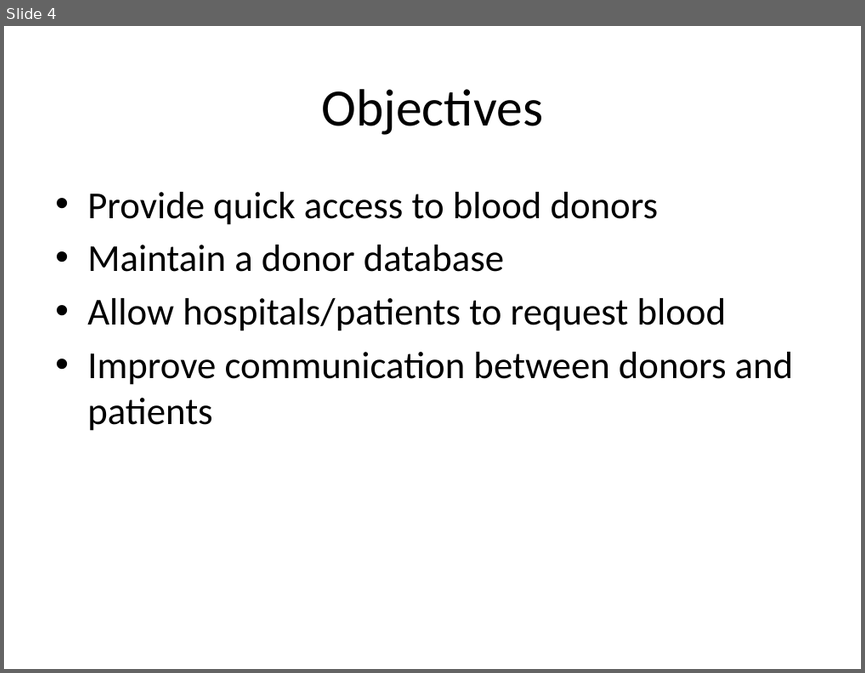
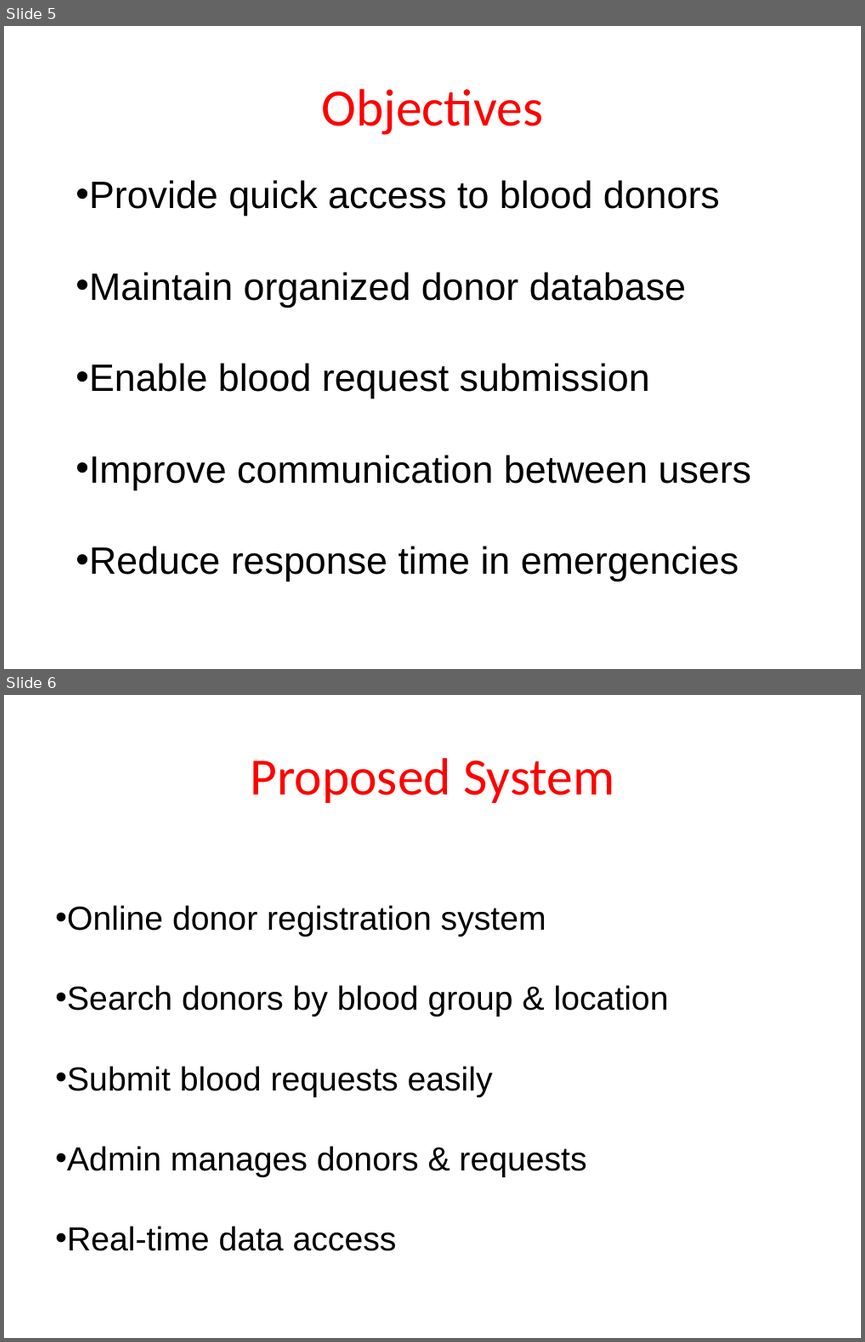
Before and after one commit to Rupa1277/BloodDonation_and_Donor_management_system, a slide deck: Other_Docs/blood_bank_mini_project_presentation.pptx. Shown one above the other, each under a label of ours: slide 4 before the commit, slides 5 and 6 after it. The pictures are 865x673 and 865x1342 pixels, drawn with LibreOffice and Linux fonts; fonts in the diff are those of the drawing. Boxes give left, top, right and bottom in pixels: in the first picture for what was removed or moved away, otherwise in the second. Text is boxed around its words. In the diff, an @@ line names an element or a change of style, - is before the commit and + after.

```diff
--- a/Other_Docs/blood_bank_mini_project_presentation.pptx
+++ b/Other_Docs/blood_bank_mini_project_presentation.pptx
@@ slide 6 added at bbox=[4, 695, 861, 1338], background #FFFFFF @@
@@ title added at bbox=[250, 758, 614, 803], 44 pt, text #FF0000 @@
+Proposed System
@@ text added at bbox=[55, 905, 669, 1251], 28 pt, text #000000 @@
+• Online donor registration system
+• Search donors by blood group & location
+• Submit blood requests easily
+• Admin manages donors & requests
+• Real-time data access
@@ what was slide 4 is now slide 5 @@
@@ slide 5 changed as well @@
@@ title "Objectives" at bbox=[321, 89, 543, 135]: text colour #000000 to #FF0000 @@
@@ text "Provide quick access to blood ...": place and size @@
-text "Provide quick access to blood ..." at bbox=[87, 192, 794, 431]
+text "Provide quick access to blood ..." at bbox=[75, 180, 752, 581]
@@ text "Provide quick access to blood ..." at bbox=[75, 180, 752, 581]: vertical alignment top to middle @@
@@ text at bbox=[75, 180, 720, 216]: font Calibri to Arial in "Provide quick access to blood donors"; indent changed; less space between paragraphs @@
@@ text at bbox=[75, 272, 752, 581]: text changed; font Calibri to Arial @@
-• Maintain a donor database
-• Allow hospitals/patients to request blood
-• Improve communication between donors and patients
+• Maintain organized donor database
+• Enable blood request submission
+• Improve communication between users
+• Reduce response time in emergencies
```
Also in this commit, not shown: 7 other slides changed, 10 other slides added, 3 slides removed, 1 other file.
